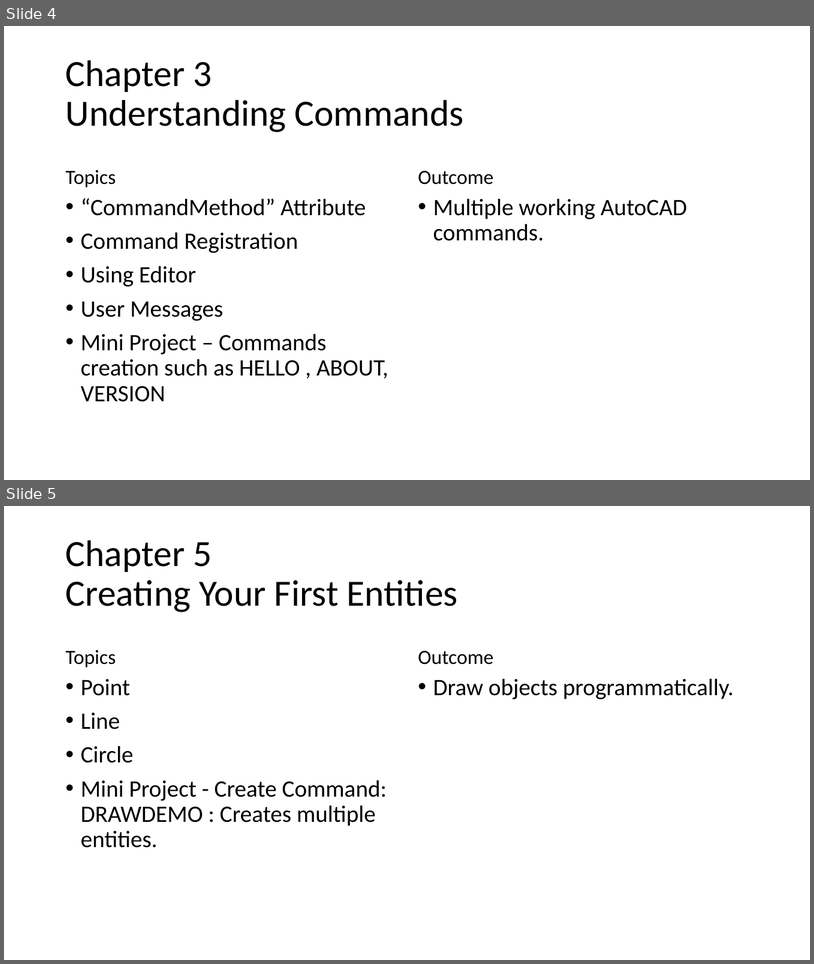
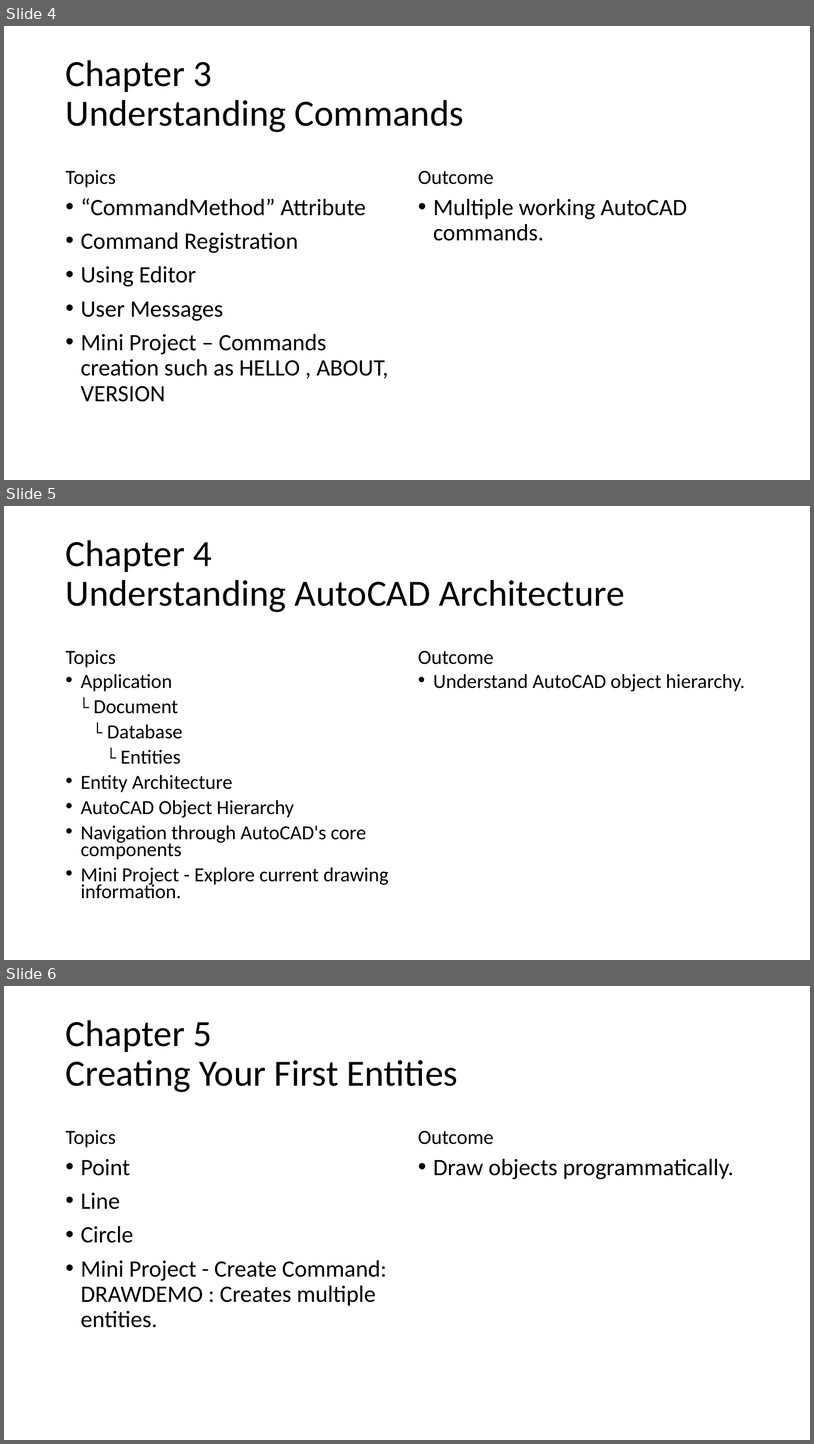
Before and after one commit to shivangKheradiya/AutoCADDev, a slide deck: AutoCAD .NET Developer Bootcamp (C#)/AutoCAD .NET Developer Bootcamp (C#).pptx. Shown one above the other, each under a label of ours: slides 4 and 5 before the commit, slides 4, 5 and 6 after it. The pictures are 814x964 and 814x1444 pixels, drawn with LibreOffice and Linux fonts; fonts in the diff are those of the drawing. Boxes give left, top, right and bottom in pixels: in the first picture for what was removed or moved away, otherwise in the second. Text is boxed around its words. In the diff, an @@ line names an element or a change of style, - is before the commit and + after.

```diff
--- a/AutoCAD .NET Developer Bootcamp (C#)/AutoCAD .NET Developer Bootcamp (C#).pptx
+++ b/AutoCAD .NET Developer Bootcamp (C#)/AutoCAD .NET Developer Bootcamp (C#).pptx
@@ slide 5 added at [4, 506, 810, 960], background #FFFFFF @@
@@ title added at [66, 540, 624, 612], 44 pt, text #000000 @@
+Chapter 4
+Understanding AutoCAD Architecture
@@ text added at [66, 650, 116, 667], 24 pt, text #000000 @@
+Topics
@@ text added at [418, 651, 494, 664], 24 pt, text #000000 @@
+Outcome
@@ text added at [81, 674, 389, 898], 23.8 pt, text #000000 @@
+• Application
+└ Document
+└ Database
+└ Entities
+• Entity Architecture
+• AutoCAD Object Hierarchy
+• Navigation through AutoCAD's core components
+• Mini Project - Explore current drawing information.
@@ text added at [434, 674, 746, 691], 23.8 pt, text #000000 @@
+• Understand AutoCAD object hierarchy.
@@ what was slide 5 is now slide 6 @@
```
Also in this commit, not shown: 2 slides changed, 6 other files.
